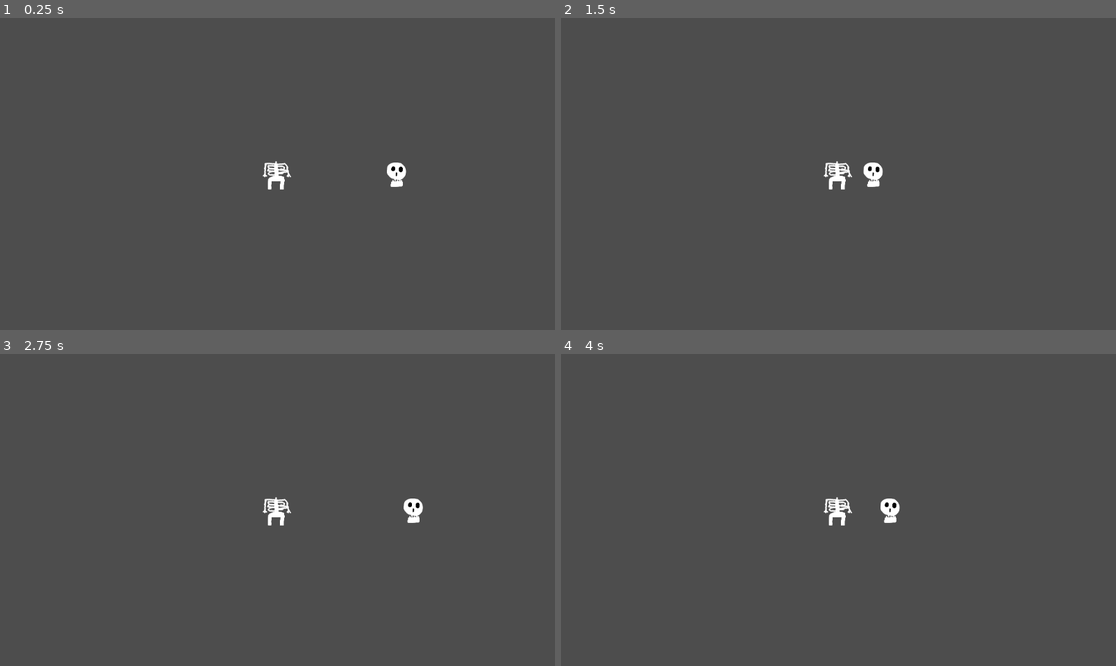
Above: before the commit, frames 1-4 (two rows, left to right).
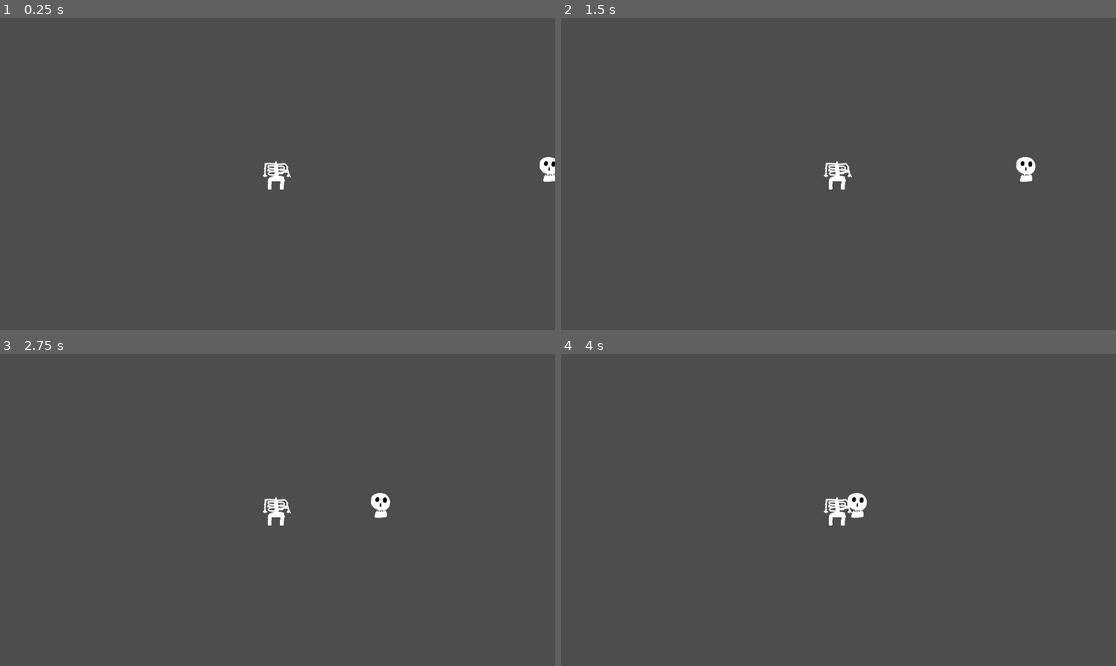
Above: after the commit, the same moments.

Repository: catowbr/skeleton-game
Game: Godot game, scene res://scenes/game.tscn
The game is run twice, just before and just after one commit, with the same random seed, the same clock (stepped at 60 frames per second) and the same inputs.
Inputs:
- Up to frame 1 (0.25 s): no input
- Up to frame 2 (1.5 s): no input
- Up to frame 3 (2.75 s): no input
- Up to frame 4 (4 s): no input

The runs differ from the first frame. In frame 1, 0.4% of the frame differs, in the area x 69-100%, y 44-55%; in frame 2, 0.4%, in the area x 54-86%, y 44-55%; in frame 3, 0.4%; in frame 4, 0.4%.

Commit message:
feat: add level1 scene

Diff:
--- a/scenes/game.tscn
+++ b/scenes/game.tscn
@@ -1,13 +1,8 @@
 [gd_scene format=3 uid="uid://chp8m1vd2uv0y"]
 
-[ext_resource type="PackedScene" uid="uid://pdnrhxskiroo" path="res://scenes/skeleton.tscn" id="1_uwrxv"]
-[ext_resource type="PackedScene" uid="uid://cyxkou537tc5e" path="res://scenes/skeleton_head.tscn" id="1_yqjtg"]
+[ext_resource type="PackedScene" uid="uid://d2cfbh16k14x7" path="res://scenes/level1.tscn" id="1_uwrxv"]
 
 [node name="Game" type="Node2D" unique_id=1254290490]
 
-[node name="Skeleton" parent="." unique_id=1441512005 instance=ExtResource("1_uwrxv")]
-
-[node name="Camera2D" type="Camera2D" parent="Skeleton" unique_id=1262829746]
-
-[node name="SkeletonHead" parent="." unique_id=536604508 instance=ExtResource("1_yqjtg")]
-position = Vector2(283, -29)
+[node name="Level1" parent="." unique_id=1632437991 instance=ExtResource("1_uwrxv")]
+position = Vector2(3, 0)
--- /dev/null
+++ b/scenes/level1.tscn
@@ -0,0 +1,13 @@
+[gd_scene format=3 uid="uid://d2cfbh16k14x7"]
+
+[ext_resource type="PackedScene" uid="uid://pdnrhxskiroo" path="res://scenes/skeleton.tscn" id="1_wwpf4"]
+[ext_resource type="PackedScene" uid="uid://cyxkou537tc5e" path="res://scenes/skeleton_head.tscn" id="2_m7ahb"]
+
+[node name="Level1" type="Node2D" unique_id=1632437991]
+
+[node name="Skeleton" parent="." unique_id=1441512005 instance=ExtResource("1_wwpf4")]
+
+[node name="Camera2D" type="Camera2D" parent="Skeleton" unique_id=926185380]
+
+[node name="SkeletonHead" parent="." unique_id=536604508 instance=ExtResource("2_m7ahb")]
+position = Vector2(600, -40)
